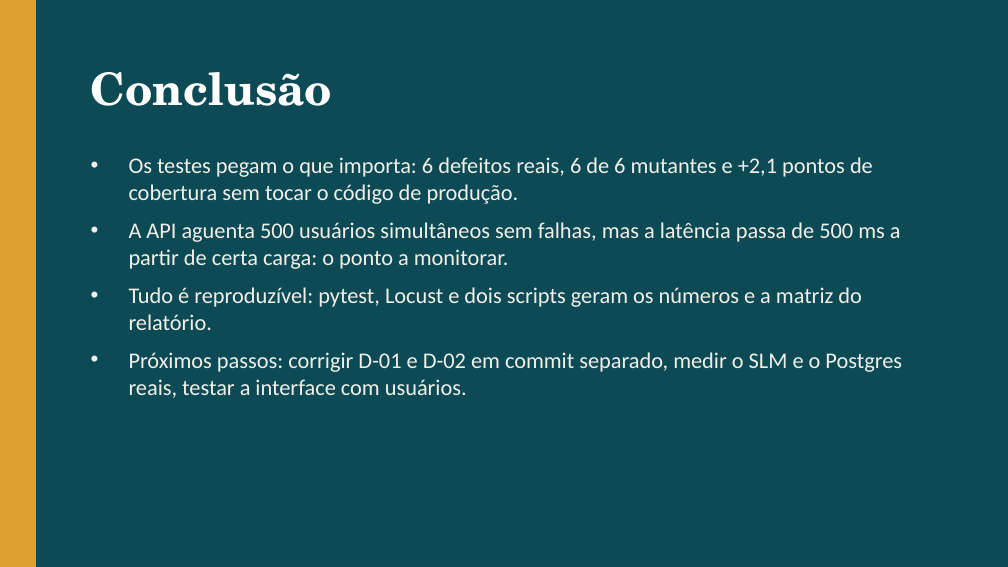
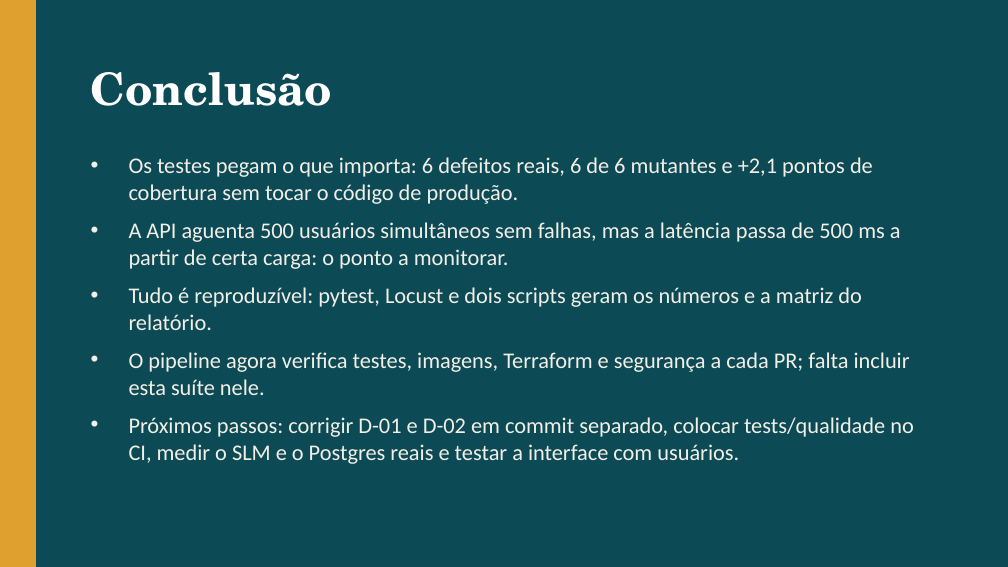
Before and after one commit to TCC-CEFSA-DKRT/TCC_DKRT, a slide deck: slide 17 of docs/qualidade/Apresentacao-Qualidade-Software-DKRT.pptx (slide 15 before the commit). Drawn at 1008x567 pixels with LibreOffice and Linux fonts; fonts in the diff are those of the drawing. Boxes give left, top, right and bottom in pixels: in the first picture for what was removed or moved away, otherwise in the second. Text is boxed around its words. In the diff, an @@ line names an element or a change of style, - is before the commit and + after.

```diff
--- a/docs/qualidade/Apresentacao-Qualidade-Software-DKRT.pptx
+++ b/docs/qualidade/Apresentacao-Qualidade-Software-DKRT.pptx
@@ text at bbox=[129, 352, 914, 464]: text changed @@
-• Próximos passos: corrigir D-01 e D-02 em commit separado, medir o SLM e o Postgres reais, testar a interface com usuários.
+• O pipeline agora verifica testes, imagens, Terraform e segurança a cada PR; falta incluir esta suíte nele.
+• Próximos passos: corrigir D-01 e D-02 em commit separado, colocar tests/qualidade no CI, medir o SLM e o Postgres reais e testar a interface com usuários.
```
Also in this commit, not shown: 12 other slides changed, 2 slides added, 4 other files.
